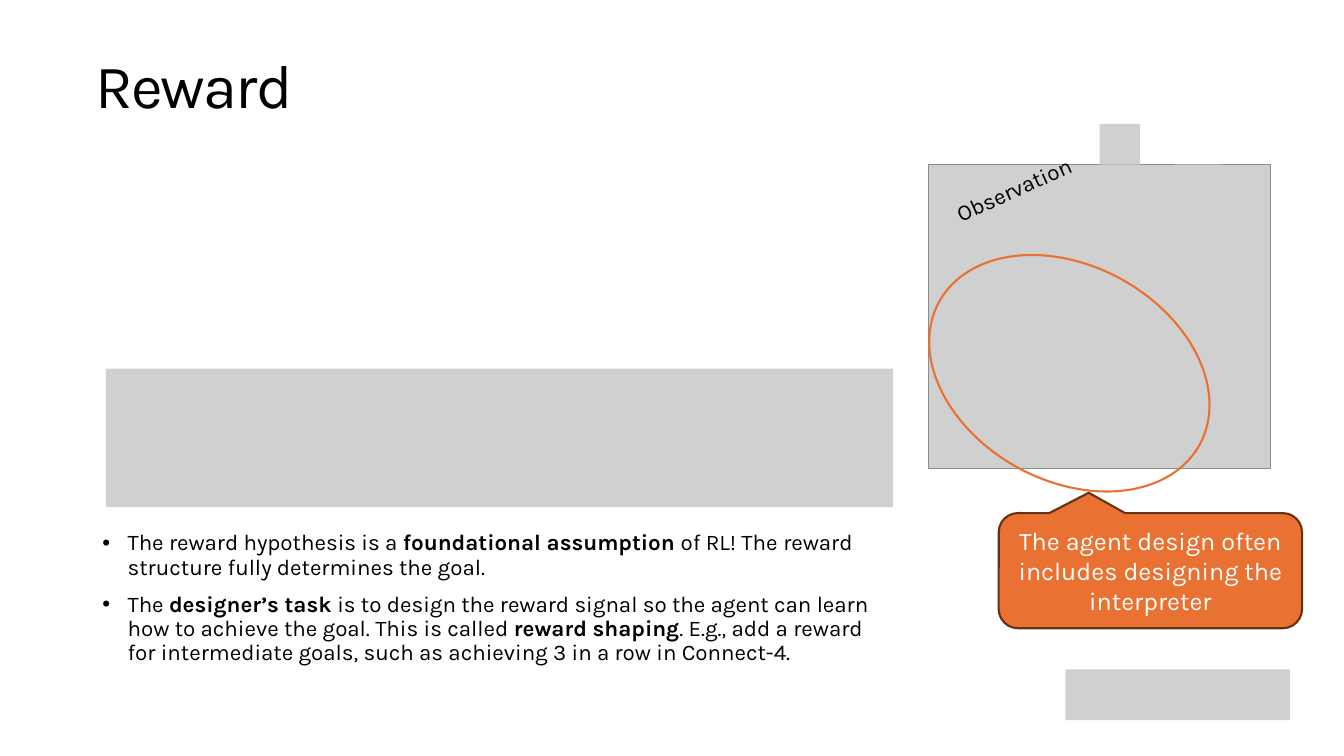
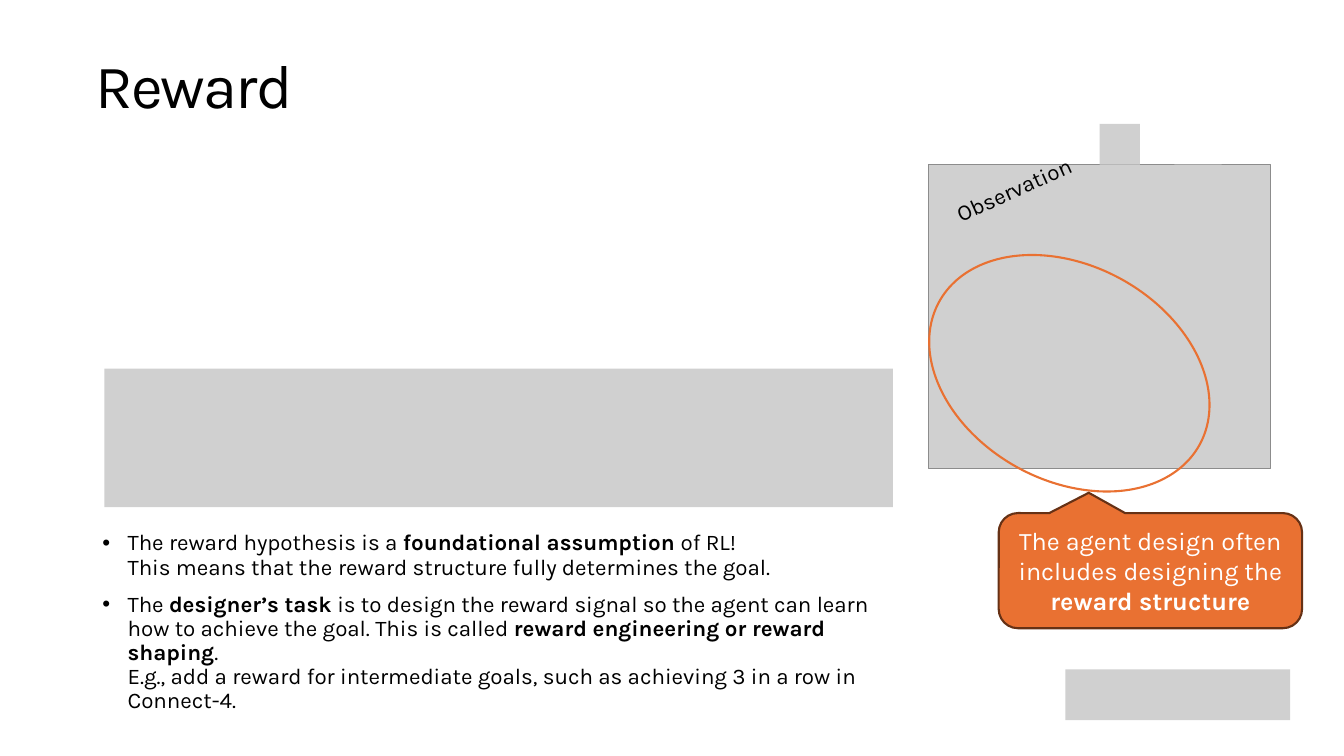
Before and after one commit to mhahsler/Introduction_to_Reinforcement_Learning, a slide deck: slide 17 of slides/Lecture_Chapter01.pptx (slide 18 before the commit). Drawn at 1344x756 pixels with LibreOffice and Linux fonts; fonts in the diff are those of the drawing; grey boxes stand for pictures. Boxes give left, top, right and bottom in pixels: in the first picture for what was removed or moved away, otherwise in the second. Text is boxed around its words. In the diff, an @@ line names an element or a change of style, - is before the commit and + after.

Commit message:
Updates slides and structure.

```diff
--- a/slides/Lecture_Chapter01.pptx
+++ b/slides/Lecture_Chapter01.pptx
@@ text at (x1=128, y1=534, x2=869, y2=709): text changed @@
-• The reward hypothesis is a foundational assumption of RL! The reward structure fully determines the goal.
-• The designer’s task is to design the reward signal so the agent can learn how to achieve the goal. This is called reward shaping. E.g., add a reward for intermediate goals, such as achieving 3 in a row in Connect-4.
+• The reward hypothesis is a foundational assumption of RL!
+  This means that the reward structure fully determines the goal.
+• The designer’s task is to design the reward signal so the agent can learn how to achieve the goal. This is called reward engineering or reward shaping.
+  E.g., add a reward for intermediate goals, such as achieving 3 in a row in Connect-4.
@@ text in rounded speech box at (x1=1019, y1=532, x2=1282, y2=611): text changed @@
-The agent design often includes designing the interpreter
+The agent design often includes designing the reward structure
```
Also in this commit, not shown: 14 other slides changed, 8 slides added, 4 slides removed, 21 other files.
